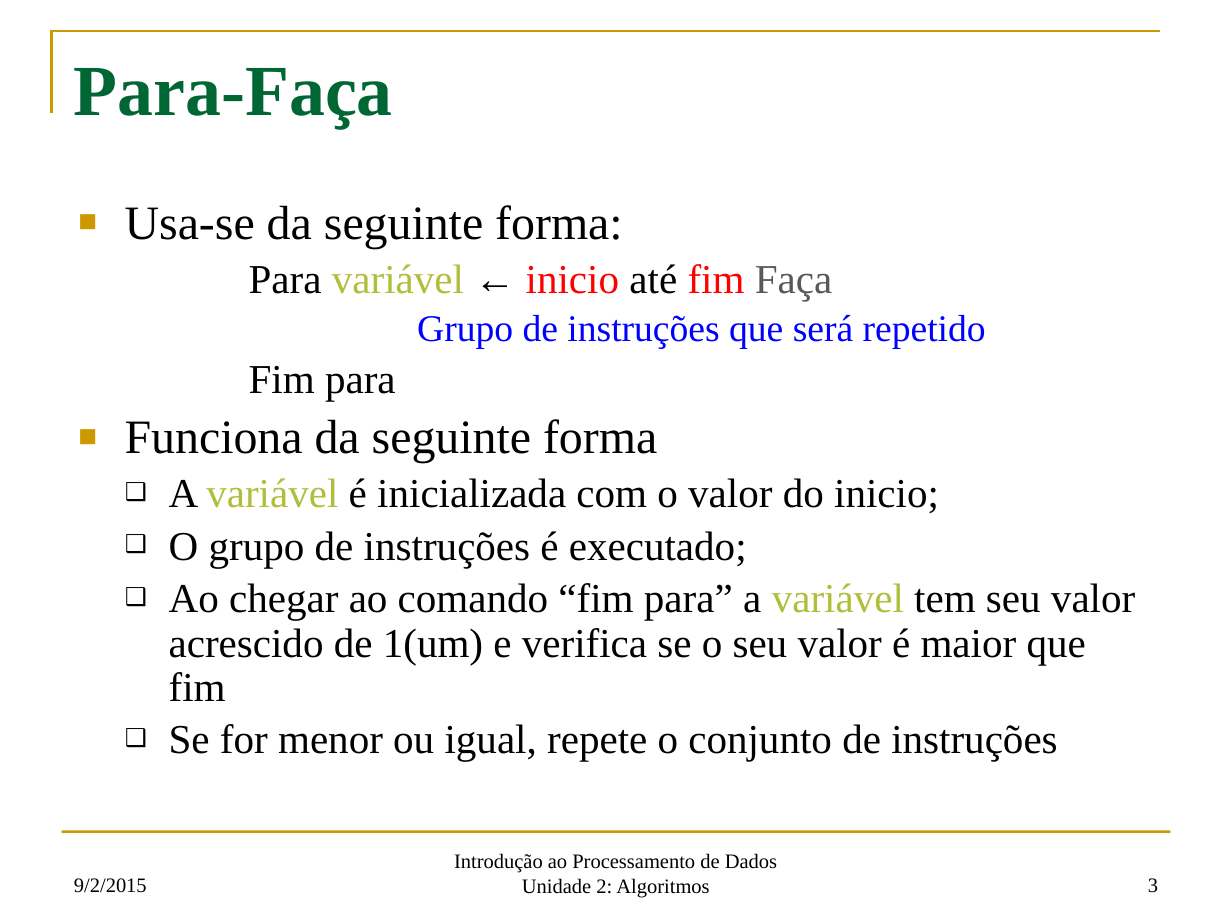
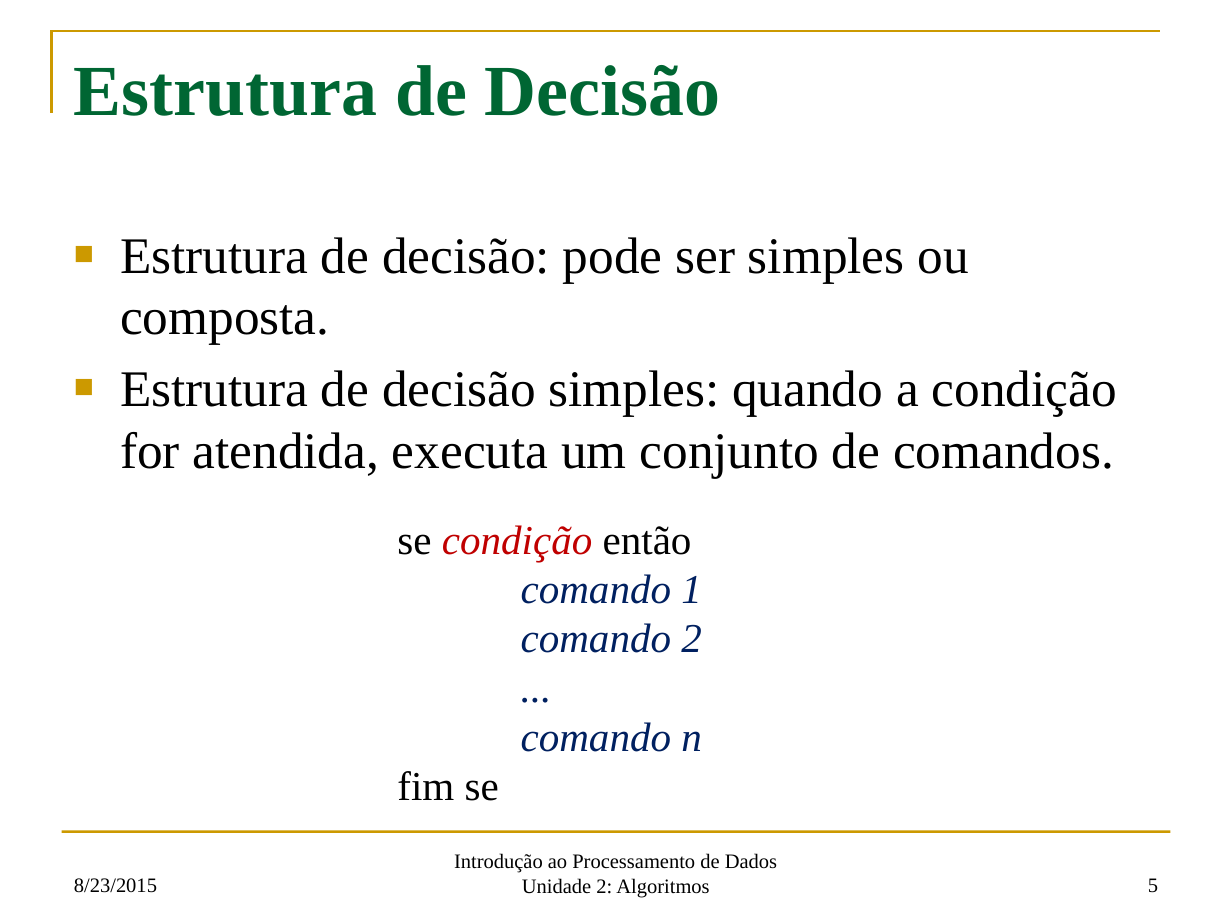
Before and after one commit to fsantanna-uerj/IPD, a slide deck: slide 5 of oficial/ipd-03.pptx (slide 3 before the commit). Drawn at 1232x924 pixels with LibreOffice and Linux fonts; fonts in the diff are those of the drawing. Boxes give left, top, right and bottom in pixels: in the first picture for what was removed or moved away, otherwise in the second. Text is boxed around its words. In the diff, an @@ line names an element or a change of style, - is before the commit and + after.

```diff
--- a/oficial/ipd-03.pptx
+++ b/oficial/ipd-03.pptx
@@ title at bbox=[74, 65, 720, 116]: text changed @@
-Para-Faça
+Estrutura de Decisão
@@ text removed at bbox=[125, 205, 1135, 761] @@
-■ Usa-se da seguinte forma:
-  Para variável ← inicio até fim Faça
-    Grupo de instruções que será repetido
-  Fim para
-■ Funciona da seguinte forma
-  ❑ A variável é inicializada com o valor do inicio;
-  ❑ O grupo de instruções é executado;
-  ❑ Ao chegar ao comando “fim para” a variável tem seu valor acrescido de 1(um) e verifica se o seu valor é maior que fim
-  ❑ Se for menor ou igual, repete o conjunto de instruções
@@ text added at bbox=[120, 237, 1117, 478], 30 pt, text #000000 @@
+■ Estrutura de decisão: pode ser simples ou composta.
+■ Estrutura de decisão simples: quando a condição for atendida, executa um conjunto de comandos.
@@ text added at bbox=[397, 525, 702, 801], 24 pt, text #002060, italic @@
+se condição então
+comando 1
+comando 2
+...
+comando n
+fim se
@@ text at bbox=[74, 878, 157, 893]: text changed @@
-9/2/2015
+8/23/2015
@@ page number at bbox=[1148, 878, 1158, 893]: text changed @@
-3
+5
```
Also in this commit, not shown: 9 other slides changed, 12 slides added, 11 slides removed, 5 other files.
